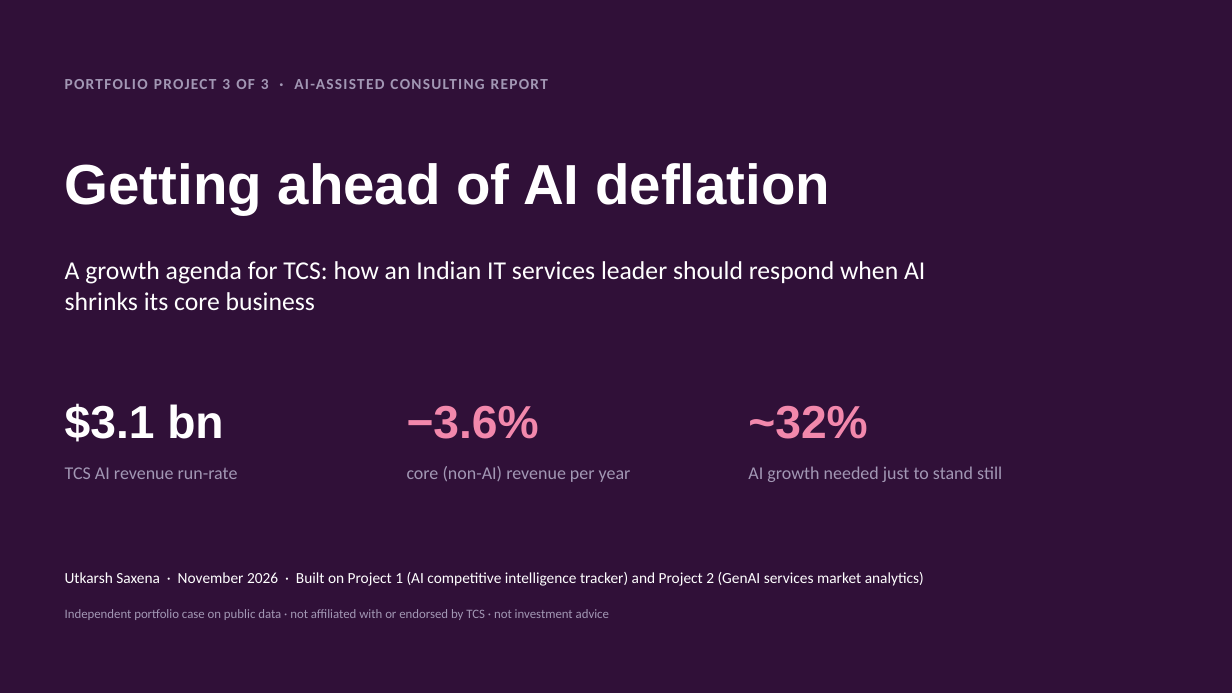
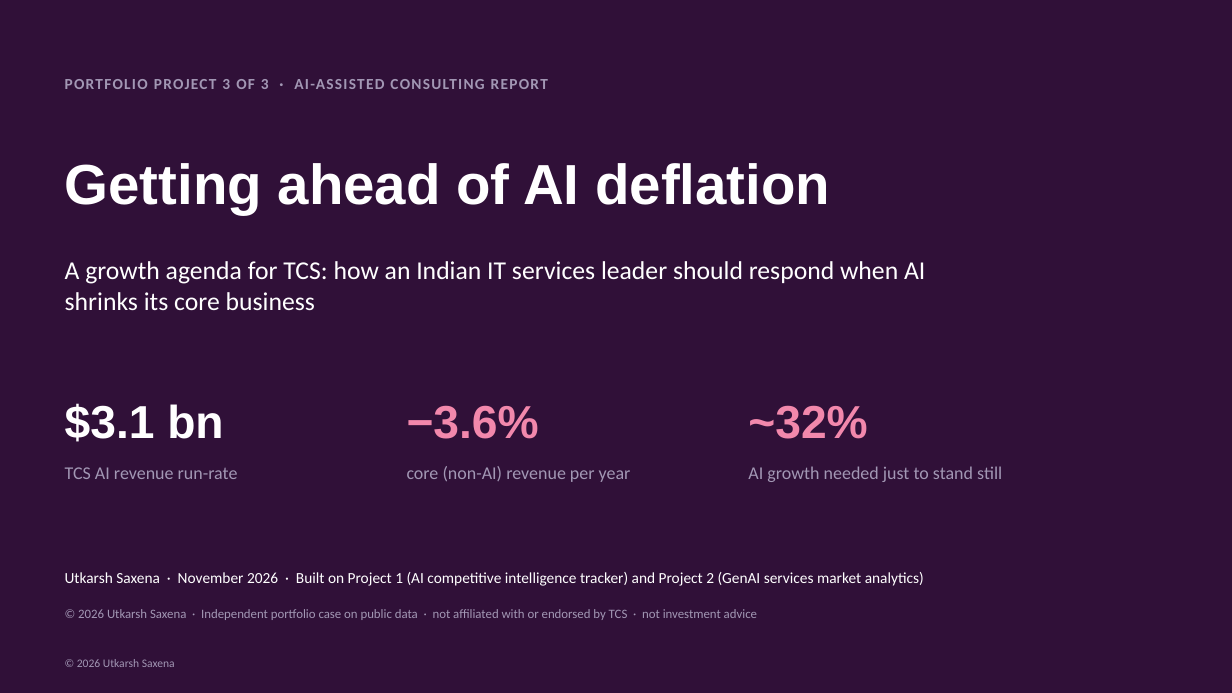
Before and after one commit to lokpriye96/ai-consulting-report-genai-services, a slide deck: slide 1 of outputs/TCS_AI_Deflation_Strategy.pptx. Drawn at 1232x693 pixels with LibreOffice and Linux fonts; fonts in the diff are those of the drawing. Boxes give left, top, right and bottom in pixels: in the first picture for what was removed or moved away, otherwise in the second. Text is boxed around its words. In the diff, an @@ line names an element or a change of style, - is before the commit and + after.

```diff
--- a/outputs/TCS_AI_Deflation_Strategy.pptx
+++ b/outputs/TCS_AI_Deflation_Strategy.pptx
@@ text at [78, 609, 757, 620]: text changed @@
-Independent portfolio case on public data · not affiliated with or endorsed by TCS · not investment advice
+© 2026 Utkarsh Saxena · Independent portfolio case on public data · not affiliated with or endorsed by TCS · not investment advice
@@ text added at [77, 659, 175, 667], 9 pt, text #A297B4 @@
+© 2026 Utkarsh Saxena
```
Also in this commit, not shown: 12 other slides changed, 18 other files.
